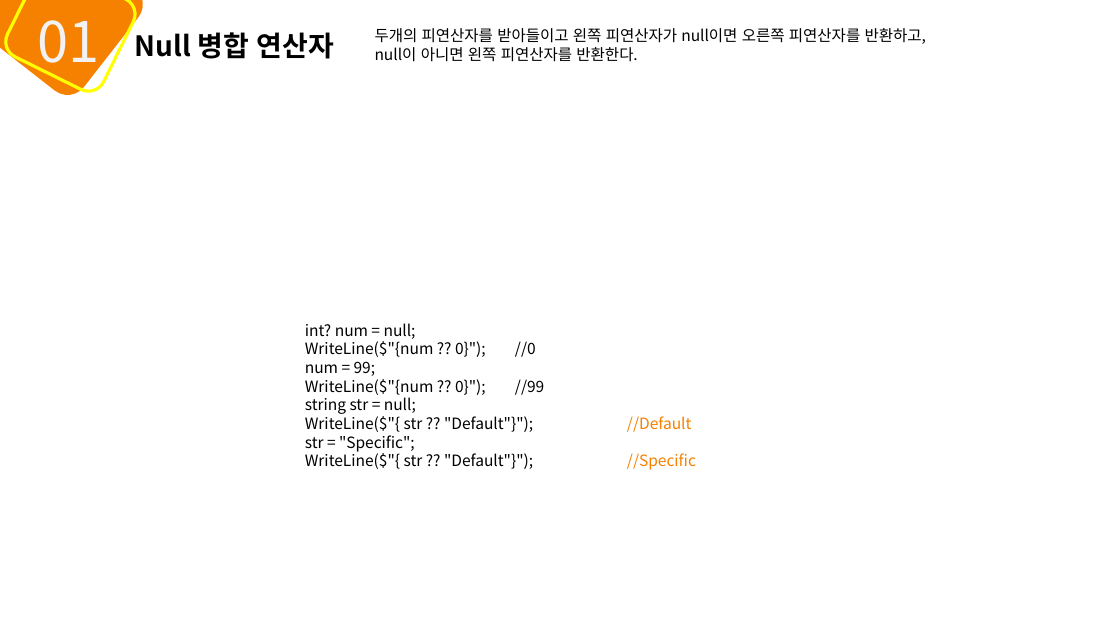
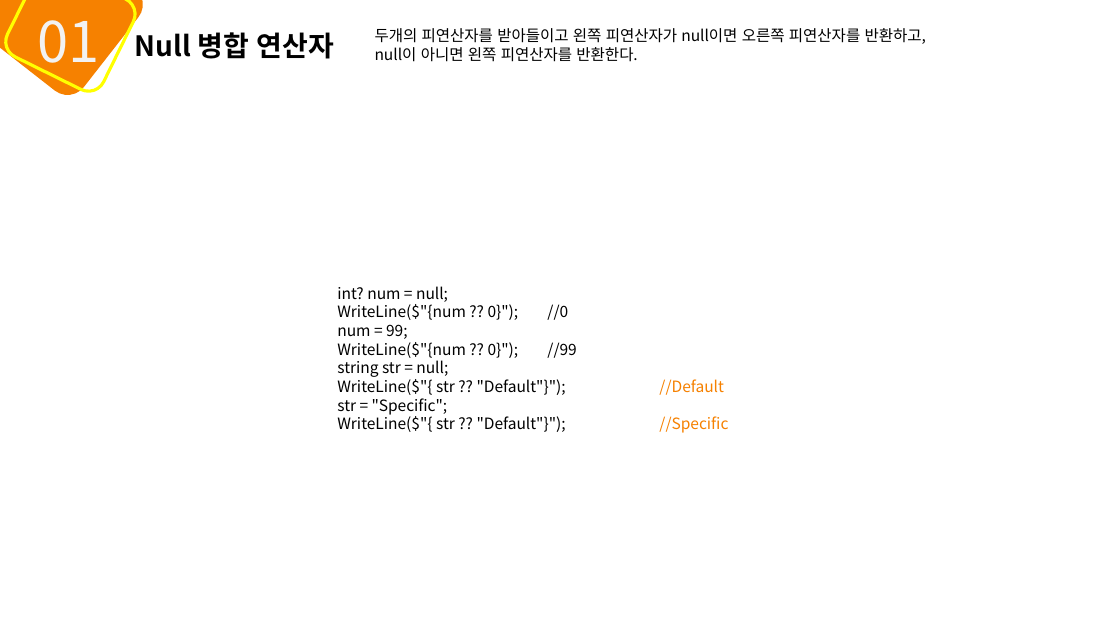
Before and after one commit to mins1119/C-, a slide deck: slide 13 of 2주차.pptx. Drawn at 1120x630 pixels with LibreOffice and Linux fonts; fonts in the diff are those of the drawing. Boxes give left, top, right and bottom in pixels: in the first picture for what was removed or moved away, otherwise in the second. Text is boxed around its words. In the diff, an @@ line names an element or a change of style, - is before the commit and + after.

```diff
--- a/2주차.pptx
+++ b/2주차.pptx
@@ text "int? num = null;": place and size @@
-text "int? num = null;" at box(305, 323, 696, 470)
+text "int? num = null;" at box(337, 286, 728, 433)
```
Also in this commit, not shown: 6 other slides changed.
